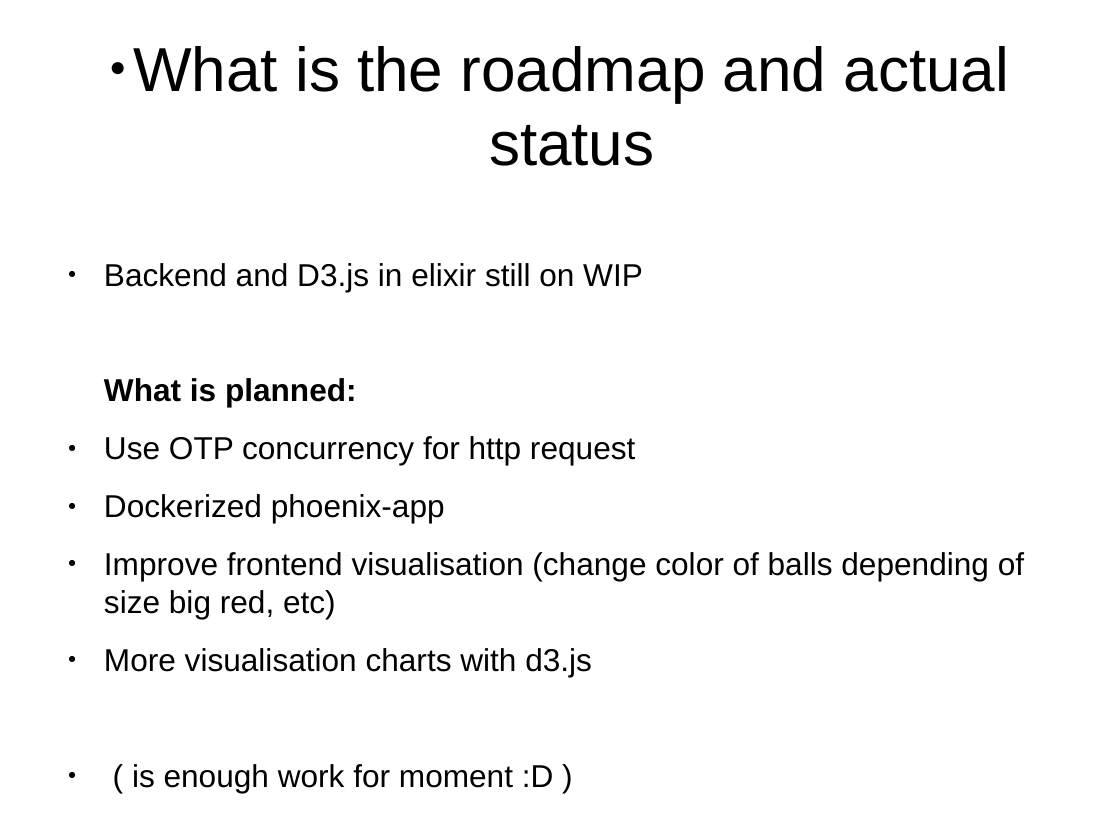
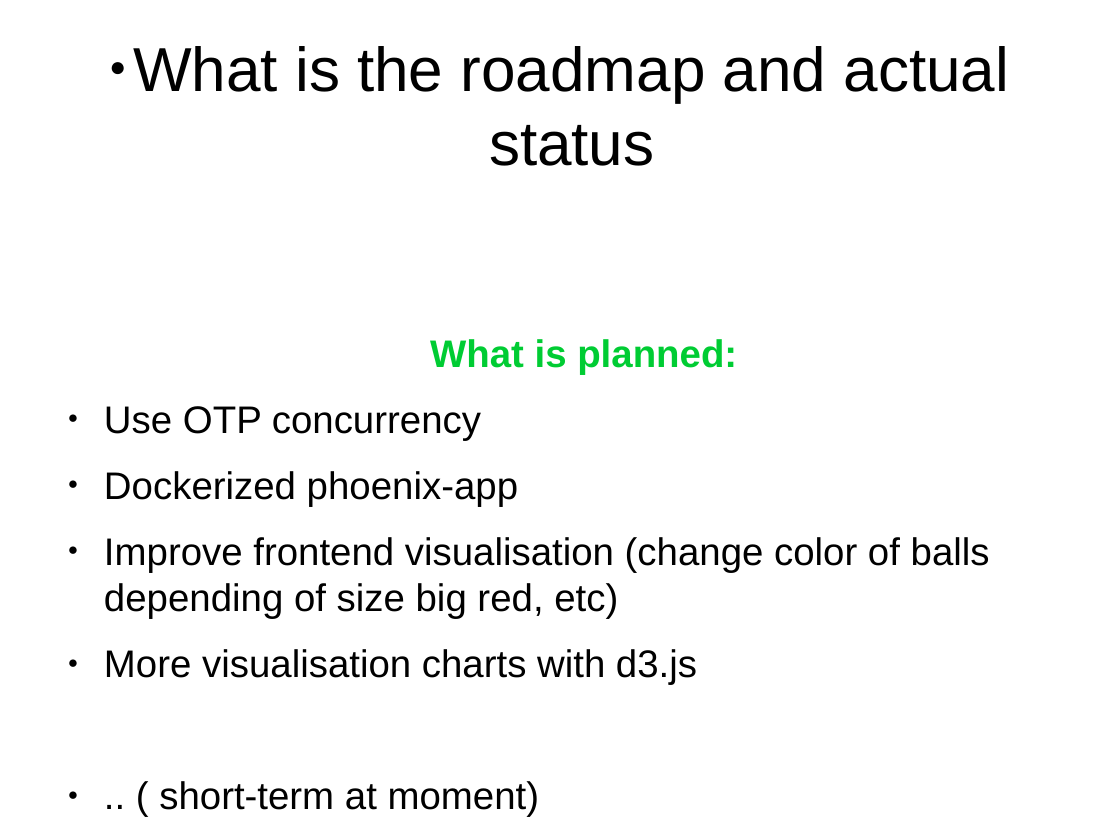
Before and after one commit to MalloZup/presentations, a slide deck: slide 6 of 2018/hackweek/elixir.odp (slide 5 before the commit). Drawn at 1120x840 pixels with LibreOffice and Linux fonts; fonts in the diff are those of the drawing. Boxes give left, top, right and bottom in pixels: in the first picture for what was removed or moved away, otherwise in the second. Text is boxed around its words. In the diff, an @@ line names an element or a change of style, - is before the commit and + after.

```diff
--- a/2018/hackweek/elixir.odp
+++ b/2018/hackweek/elixir.odp
@@ text at [104,263,643,291]: paragraph removed @@
-● Backend and D3.js in elixir still on WIP
@@ text at [104,339,990,685]: size 22.4 to 27.2 pt in "What is planned:", "Dockerized phoenix-app", "Improve frontend visualisation (change color of balls ...", "More visualisation charts with d3.js"; text colour #000000 to #00CC33 in "What is planned:"; alignment left to centre @@
@@ text at [104,406,481,440]: text changed; size 22.4 to 27.2 pt @@
-● Use OTP concurrency for http request
+● Use OTP concurrency
@@ text at [159,781,540,817]: text changed; size 22.4 to 27.2 pt @@
-● ( is enough work for moment :D )
+● .. ( short-term at moment)
```
Also in this commit, not shown: 5 other slides changed, 1 slide added.
